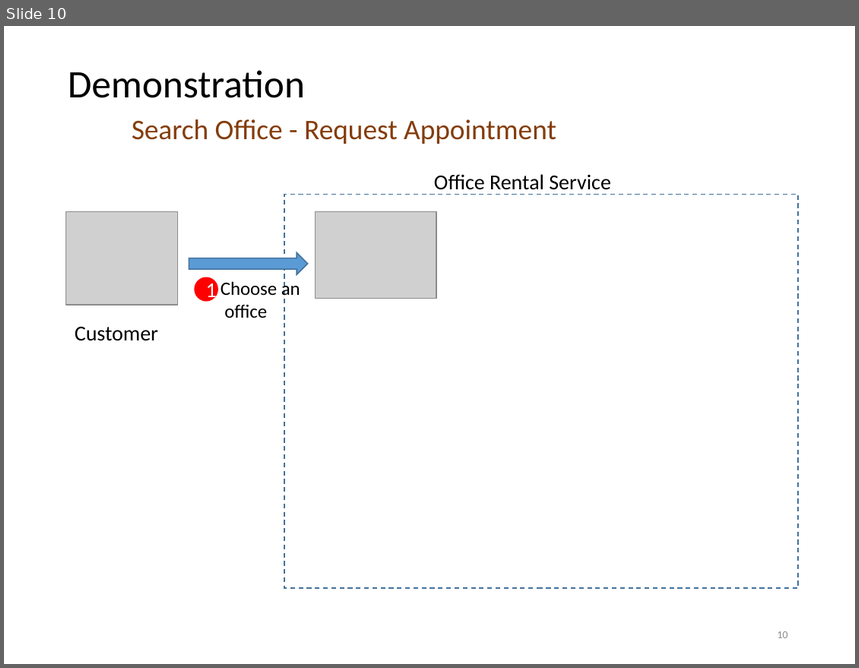
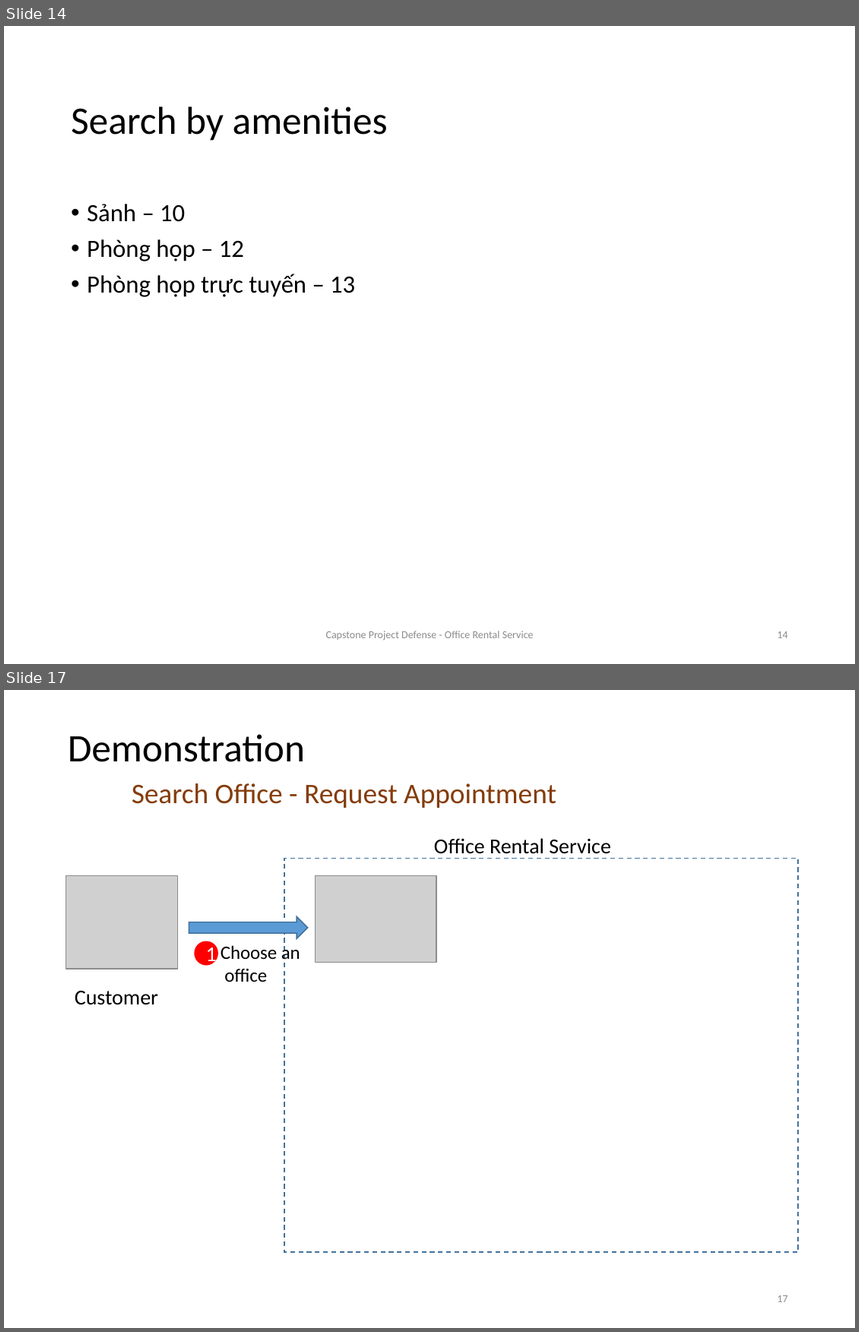
Before and after one commit to tienlx93/capstone-ors, a slide deck: doc/SlidePresentation 2 v3.pptx. Shown one above the other, each under a label of ours: slide 10 before the commit, slides 14 and 17 after it; the slides between them are not shown. The pictures are 859x668 and 859x1332 pixels, drawn with LibreOffice and Linux fonts; fonts in the diff are those of the drawing; grey boxes stand for pictures. Boxes give left, top, right and bottom in pixels: in the first picture for what was removed or moved away, otherwise in the second. Text is boxed around its words. In the diff, an @@ line names an element or a change of style, - is before the commit and + after.

Commit message:
- fix bug repair - fix office list layout

```diff
--- a/doc/SlidePresentation 2 v3.pptx
+++ b/doc/SlidePresentation 2 v3.pptx
@@ slide 14 added at (4, 26, 855, 664), background #FFFFFF @@
@@ title added at (71, 107, 388, 141), 33 pt, text #000000 @@
+Search by amenities
@@ text added at (87, 204, 355, 297), 21 pt, text #000000 @@
+• Sảnh – 10
+• Phòng họp – 12
+• Phòng họp trực tuyến – 13
@@ text added at (326, 631, 534, 641), 9 pt, text #8C8C8C @@
+Capstone Project Defense - Office Rental Service
@@ page number added at (778, 632, 788, 639), 9 pt, text #8C8C8C @@
+14
@@ what was slide 10 is now slide 17 @@
@@ page number at (778, 1296, 788, 1303): text changed @@
-10
+17
```
Also in this commit, not shown: 8 other slides added, 7 slides removed, 9 other files.
